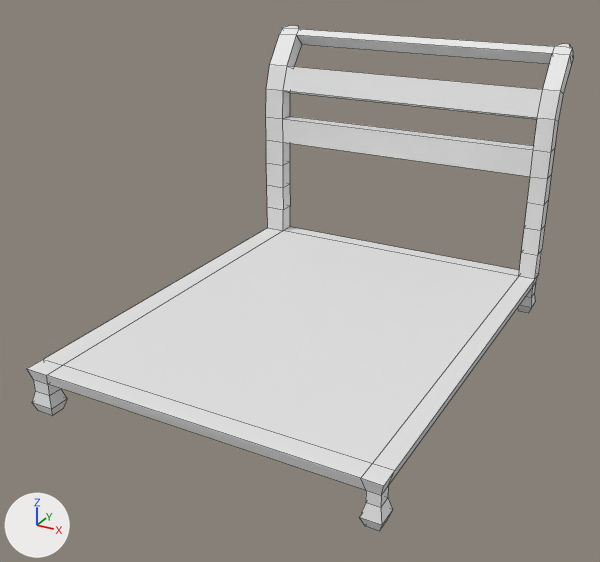
What one commit did to the Blender file Assets/Models/Cart.blend.
Both versions are drawn from a 50 mm lens placed at (2.9, -3.0, 2.82), pointed at (0.77, 0.88, 0.88). Every picture has the same lights, and +X, +Y and +Z are marked at lower left. The picture after the commit comes second. Mesh edges are drawn as thin lines.
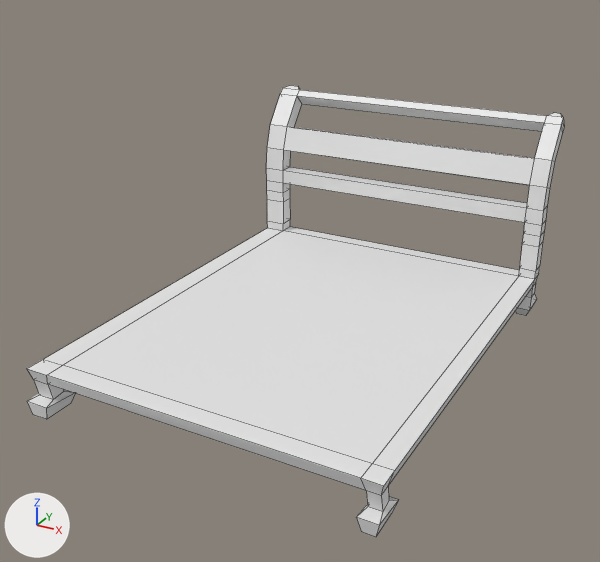
Commit message: cart updates

Boxes (x1, y1, x2, y2) around the edits, measured in the pictures (600 x 562 px; the box of a moved part takes in the faces that stretch with it):
'Cube', reshaped (11% shorter): before (27, 25, 573, 531); after (27, 86, 564, 537)
part 1 of me_cube, moved or reshaped: before (266, 25, 573, 313); after (267, 86, 564, 316)
part 2 of me_cube, moved or reshaped: before (33, 403, 52, 415); after (27, 401, 46, 419)
part 3 of me_cube, moved or reshaped: before (32, 379, 51, 409); after (28, 379, 53, 408)
part 4 of me_cube, moved or reshaped: before (48, 384, 61, 396); after (48, 384, 63, 400)
part 5 of me_cube, moved or reshaped: before (49, 389, 67, 415); after (31, 389, 75, 419)
part 6 of me_cube, moved or reshaped: before (359, 517, 382, 531); after (357, 517, 379, 537)
part 7 of me_cube, moved or reshaped: before (360, 491, 382, 525); after (357, 491, 383, 525)
part 8 of me_cube, moved or reshaped: before (381, 487, 388, 506); after (381, 487, 389, 510)
part 9 of me_cube, moved or reshaped: before (381, 498, 393, 528); after (358, 497, 399, 535)

What the commit changed:
me_cube is used by ob_cube; location (0.0, 0.0, 0.0).
me_cube had 160 vertices, 164 faces and spanned x -0.22..1.83, y -0.32..2.5, z 0.36..2.1.
me_cube now has 160 vertices, 164 faces and spans x -0.22..1.83, y -0.35..2.5, z 0.36..1.66.
me_cube part 1: 96 of 160 vertices moved; they spanned x -0.22..1.83, y 2.16..2.5, z 0.36..2.1 and now span x -0.22..1.83, y 2.1..2.5, z 0.37..1.66; mean shift (0.0, 0.0, -0.27); largest move (-0.08, 2.48, 2.01) -> (-0.08, 2.48, 1.58).
me_cube part 2: all 2 vertices in x -0.22..-0.08, y -0.32, z 0.42 are moved by (0.0, -0.03, 0.03).
me_cube part 3: all 2 vertices in x -0.2..-0.1, y -0.3, z 0.49 are moved by (0.0, 0.02, -0.04).
me_cube part 4: all 2 vertices in x -0.2..-0.1, y -0.22, z 0.49 are moved by (0.0, 0.02, -0.03).
me_cube part 5: all 2 vertices in x -0.22..-0.08, y -0.2, z 0.42 are moved by (0.0, 0.07, 0.01).
me_cube part 6: all 2 vertices in x 1.72..1.83, y -0.32, z 0.42 are moved by (0.0, -0.03, 0.03).
me_cube part 7: all 2 vertices in x 1.74..1.81, y -0.3, z 0.49 are moved by (0.0, 0.02, -0.04).
me_cube part 8: all 2 vertices in x 1.74..1.81, y -0.22, z 0.49 are moved by (0.0, 0.02, -0.03).
me_cube part 9: all 2 vertices in x 1.72..1.83, y -0.2, z 0.42 are moved by (0.0, 0.07, 0.01).
Other edits to the shape of me_cube do not show in these pictures.
